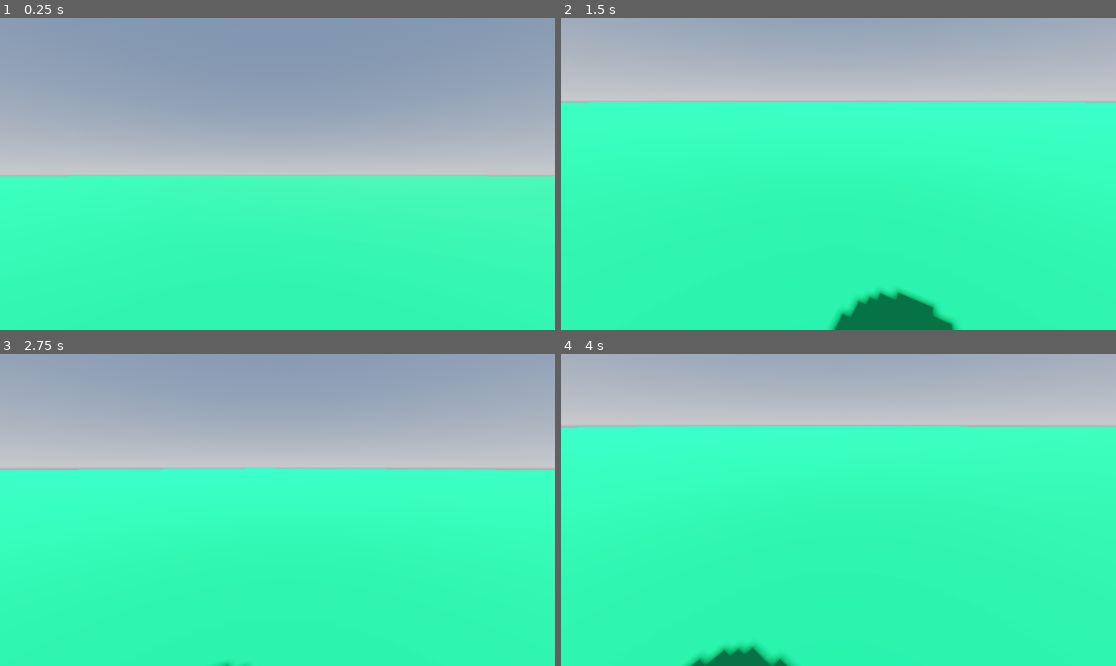
Above: before the commit, frames 1-4 (two rows, left to right).
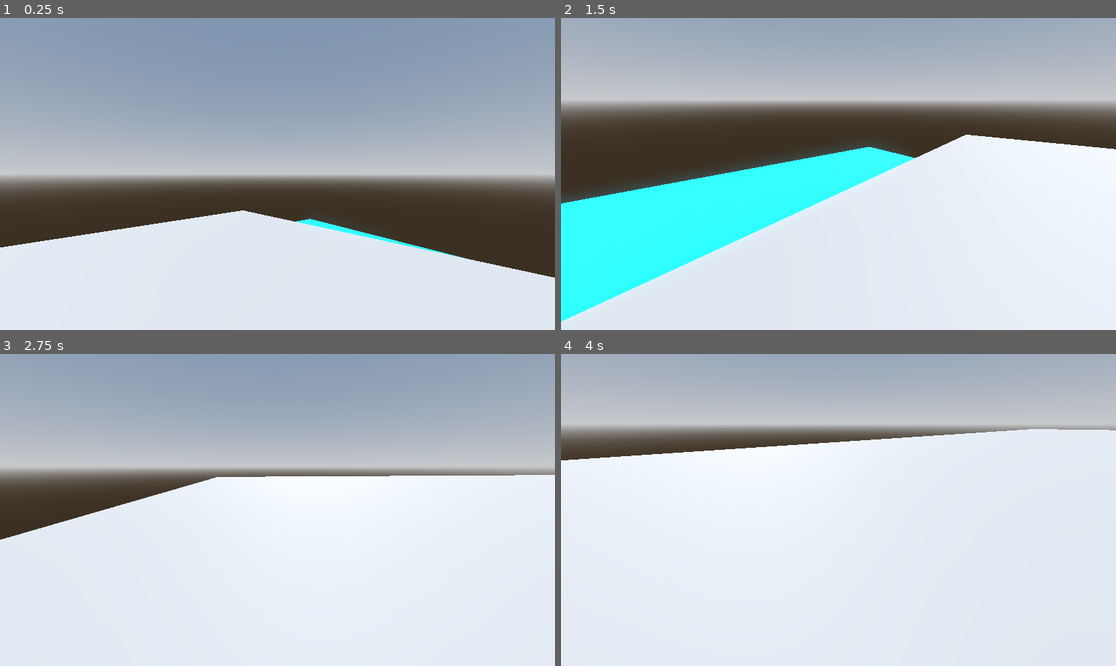
Above: after the commit, the same moments.

Repository: qdanq/Battle-duo
Game: Godot game, scene res://node_3d.tscn
Two runs of this game, one before a commit and one after it. Both use one fixed random seed, a clock stepped at 60 frames per second and the inputs below.
Inputs (mouse positions are in pixels of both pictures, inside the frame that each line leads up to):
- Up to frame 1 (0.25 s): no input
- Up to frame 2 (1.5 s): tap Enter (ui_accept) at 0.5, 0.77 s; move the mouse to (960, 158) at 0.52 s; hold D (Right) 0.53-1.28 s; click (960, 158) at 0.67 s; move the mouse to (810, 174) at 1.27 s; hold W (Up) from 1.28 s (still down)
- Up to frame 3 (2.75 s): keep holding W (Up); tap Enter (ui_accept) at 1.52 s; move the mouse to (288, 503) at 2.02 s
- Up to frame 4 (4 s): keep holding W (Up); move the mouse to (832, 516) at 2.77 s; tap Enter (ui_accept) at 3.02, 3.77 s; move the mouse to (877, 513) at 3.52 s

The runs differ from the first frame. In frame 1, 49% of the frame differs, in the area x 0-100%, y 50-100%; in frame 2, 73%; in frame 3, 63%; in frame 4, 77%, in the area x 0-100%, y 23-100%.

Commit message:
Create map template.

Diff:
--- a/CharacterBody3D.gd
+++ b/CharacterBody3D.gd
@@ -1,7 +1,7 @@
 extends CharacterBody3D
 
 
-const SPEED = 5.0
+const SPEED = 15.0
 const JUMP_VELOCITY = 4.5
 
 # Get the gravity from the project settings to be synced with RigidBody nodes.
--- a/node_3d.tscn
+++ b/node_3d.tscn
@@ -19,7 +19,7 @@
 size = Vector2(20, 20)
 
 [sub_resource type="StandardMaterial3D" id="StandardMaterial3D_p68qw"]
-albedo_color = Color(0, 0.584314, 0.317647, 1)
+albedo_color = Color(0, 0.745098, 1, 1)
 
 [sub_resource type="ConcavePolygonShape3D" id="ConcavePolygonShape3D_ldb7j"]
 data = PackedVector3Array(10, 0, 10, -10, 0, 10, 10, 0, -10, -10, 0, 10, -10, 0, -10, 10, 0, -10)
@@ -29,27 +29,33 @@
 [sub_resource type="ConvexPolygonShape3D" id="ConvexPolygonShape3D_iaxm1"]
 points = PackedVector3Array(-0.125207, -0.532801, -0.480507, 0.0227831, 0.47607, 0.498884, 0.169713, 0.559144, 0.464172 …(924 unchanged characters)…
 
+[sub_resource type="BoxMesh" id="BoxMesh_3sk5y"]
+
+[sub_resource type="ConcavePolygonShape3D" id="ConcavePolygonShape3D_wtbte"]
+data = PackedVector3Array(-0.5, 0.5, 0.5, 0.5, 0.5, 0.5, -0.5, -0.5, 0.5, 0.5, 0.5, 0.5, 0.5, -0.5, 0.5, -0.5, -0.5, 0.5, 0.5, 0.5, -0.5, -0.5, 0.5, -0.5, 0.5, -0.5, -0.5, -0.5, 0.5, -0.5, -0.5, -0.5, -0.5, 0.5, -0.5, -0.5, 0.5, 0.5, 0.5, 0.5, 0.5, -0.5, 0.5, -0.5, 0.5, 0.5, 0.5, -0.5, 0.5, -0.5, -0.5, 0.5, -0.5, 0.5, -0.5, 0.5, -0.5, -0.5, 0.5, 0.5, -0.5, -0.5, -0.5, -0.5, 0.5, 0.5, -0.5, -0.5, 0.5, -0.5, -0.5, -0.5, 0.5, 0.5, 0.5, -0.5, 0.5, 0.5, 0.5, 0.5, -0.5, -0.5, 0.5, 0.5, -0.5, 0.5, -0.5, 0.5, 0.5, -0.5, -0.5, -0.5, 0.5, 0.5, -0.5, 0.5, -0.5, -0.5, -0.5, 0.5, -0.5, 0.5, 0.5, -0.5, -0.5, -0.5, -0.5, -0.5)
+
 [node name="Node3D" type="Node3D"]
+transform = Transform3D(1, 0, 0, 0, 1, 0, 0, 0, 1, -0.0934982, 0, 0.211515)
 
 [node name="WorldEnvironment" type="WorldEnvironment" parent="."]
 environment = SubResource("Environment_uc6qs")
 
 [node name="DirectionalLight3D" type="DirectionalLight3D" parent="."]
-transform = Transform3D(-0.866023, -0.433016, 0.250001, 0, 0.499998, 0.866027, -0.500003, 0.749999, -0.43301, 0, 0, 0)
+transform = Transform3D(0.14678, 0.734783, -0.662231, -0.337797, 0.666469, 0.664614, 0.929704, 0.126147, 0.346032, 0, 3.44312, 0)
 shadow_enabled = true
 
-[node name="MeshInstance3D" type="MeshInstance3D" parent="."]
-transform = Transform3D(15, 0, 0, 0, 15, 0, 0, 0, 15, 0, 0, 0)
+[node name="plane" type="MeshInstance3D" parent="."]
+transform = Transform3D(86.7514, 0, -122.369, 0, 150, 0, 122.369, 0, 86.7514, 1.61822, 0, 0)
 mesh = SubResource("PlaneMesh_5o51y")
 surface_material_override/0 = SubResource("StandardMaterial3D_p68qw")
 
-[node name="StaticBody3D" type="StaticBody3D" parent="MeshInstance3D"]
+[node name="StaticBody3D" type="StaticBody3D" parent="plane"]
 
-[node name="CollisionShape3D" type="CollisionShape3D" parent="MeshInstance3D/StaticBody3D"]
+[node name="CollisionShape3D" type="CollisionShape3D" parent="plane/StaticBody3D"]
 shape = SubResource("ConcavePolygonShape3D_ldb7j")
 
 [node name="CharacterBody3D" type="CharacterBody3D" parent="."]
-transform = Transform3D(1, 0, 0, 0, 1, 0, 0, 0, 1, 0, 1.13674, 0)
+transform = Transform3D(1, 0, 0, 0, 1, 0, 0, 0, 1, 16.6295, 467.286, 26.9511)
 script = ExtResource("1_72tsf")
 
 [node name="MeshInstance3D" type="MeshInstance3D" parent="CharacterBody3D"]
@@ -62,3 +68,55 @@
 transform = Transform3D(1, 0, 0, 0, 1, 0, 0, 0, 1, 0, 0.521295, 0)
 
 [node name="Camera3D" type="Camera3D" parent="CharacterBody3D/Neck"]
+
+[node name="islands" type="Node3D" parent="."]
+
+[node name="island1" type="MeshInstance3D" parent="islands"]
+transform = Transform3D(50, 0, 0, 0, 50, 0, 0, 0, 50, -200.374, 400, -0.546127)
+mesh = SubResource("BoxMesh_3sk5y")
+skeleton = NodePath("../..")
+
+[node name="StaticBody3D" type="StaticBody3D" parent="islands/island1"]
+
+[node name="CollisionShape3D" type="CollisionShape3D" parent="islands/island1/StaticBody3D"]
+shape = SubResource("ConcavePolygonShape3D_wtbte")
+
+[node name="island2" type="MeshInstance3D" parent="islands"]
+transform = Transform3D(50, 0, 0, 0, 50, 0, 0, 0, 50, 0, 3.65752, 58.1465)
+mesh = SubResource("BoxMesh_3sk5y")
+skeleton = NodePath("../..")
+
+[node name="StaticBody3D" type="StaticBody3D" parent="islands/island2"]
+
+[node name="CollisionShape3D" type="CollisionShape3D" parent="islands/island2/StaticBody3D"]
+shape = SubResource("ConcavePolygonShape3D_wtbte")
+
+[node name="island3" type="MeshInstance3D" parent="islands"]
+transform = Transform3D(50, 0, 0, 0, 50, 0, 0, 0, 50, 0, 3.65752, 58.1465)
+mesh = SubResource("BoxMesh_3sk5y")
+skeleton = NodePath("../..")
+
+[node name="StaticBody3D" type="StaticBody3D" parent="islands/island3"]
+
+[node name="CollisionShape3D" type="CollisionShape3D" parent="islands/island3/StaticBody3D"]
+shape = SubResource("ConcavePolygonShape3D_wtbte")
+
+[node name="island4" type="MeshInstance3D" parent="islands"]
+transform = Transform3D(50, 0, 0, 0, 50, 0, 0, 0, 50, 0, 3.65752, 58.1465)
+mesh = SubResource("BoxMesh_3sk5y")
+skeleton = NodePath("../..")
+
+[node name="StaticBody3D" type="StaticBody3D" parent="islands/island4"]
+
+[node name="CollisionShape3D" type="CollisionShape3D" parent="islands/island4/StaticBody3D"]
+shape = SubResource("ConcavePolygonShape3D_wtbte")
+
+[node name="island5" type="MeshInstance3D" parent="islands"]
+transform = Transform3D(70.7107, 0, 70.7107, 0, 100, 0, -70.7107, 0, 70.7107, 0, 400, 0)
+mesh = SubResource("BoxMesh_3sk5y")
+skeleton = NodePath("../..")
+
+[node name="StaticBody3D" type="StaticBody3D" parent="islands/island5"]
+
+[node name="CollisionShape3D" type="CollisionShape3D" parent="islands/island5/StaticBody3D"]
+shape = SubResource("ConcavePolygonShape3D_wtbte")
Not shown: 1 places in node_3d.tscn that only renumber resources
